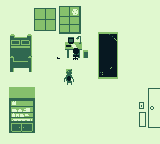
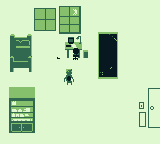
Layer changes from the first w=160, h=144 image to the second:
renamed "레이어 1" to "moon", hid it over (x1=72, y1=9, x2=78, y2=15)
painted on "Layer 12" over (x1=11, y1=40, x2=29, y2=48)
